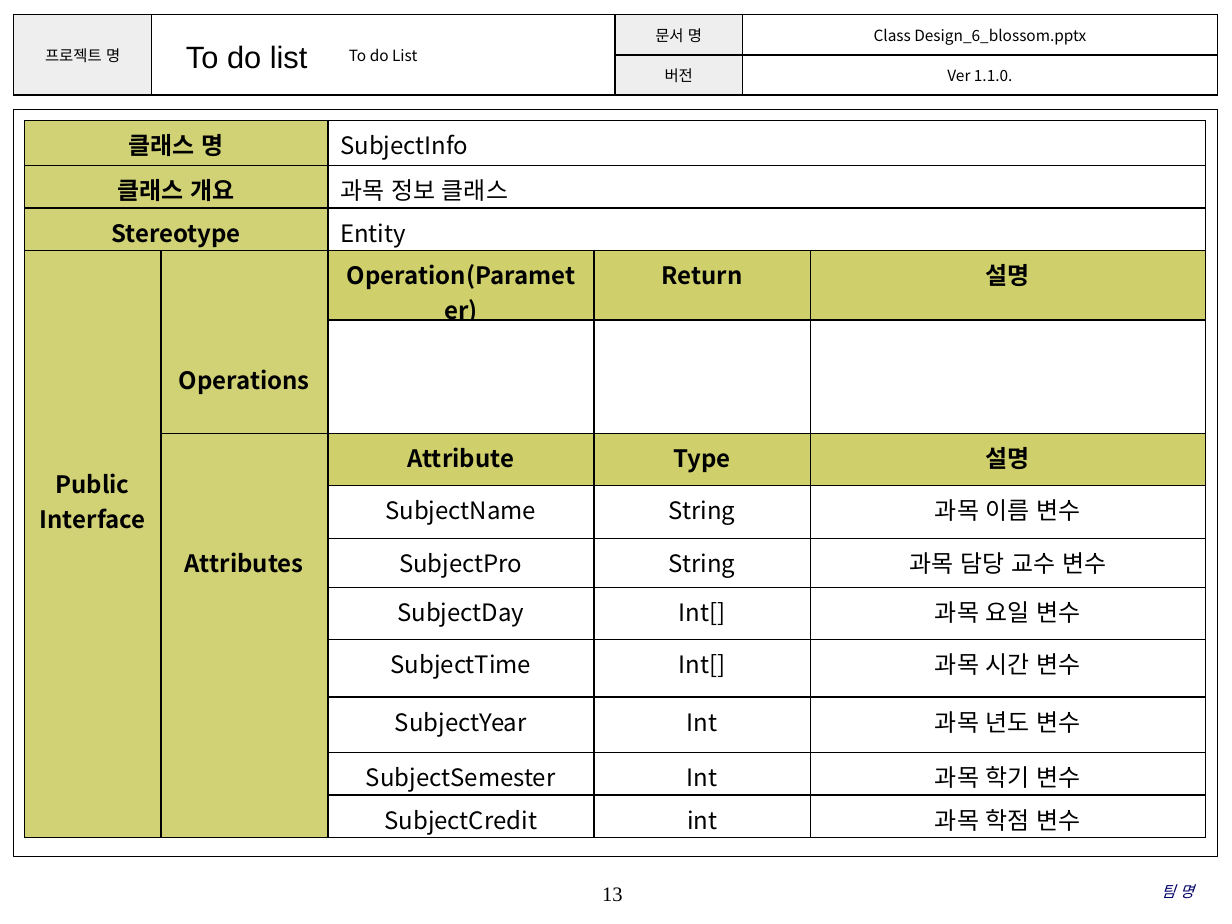
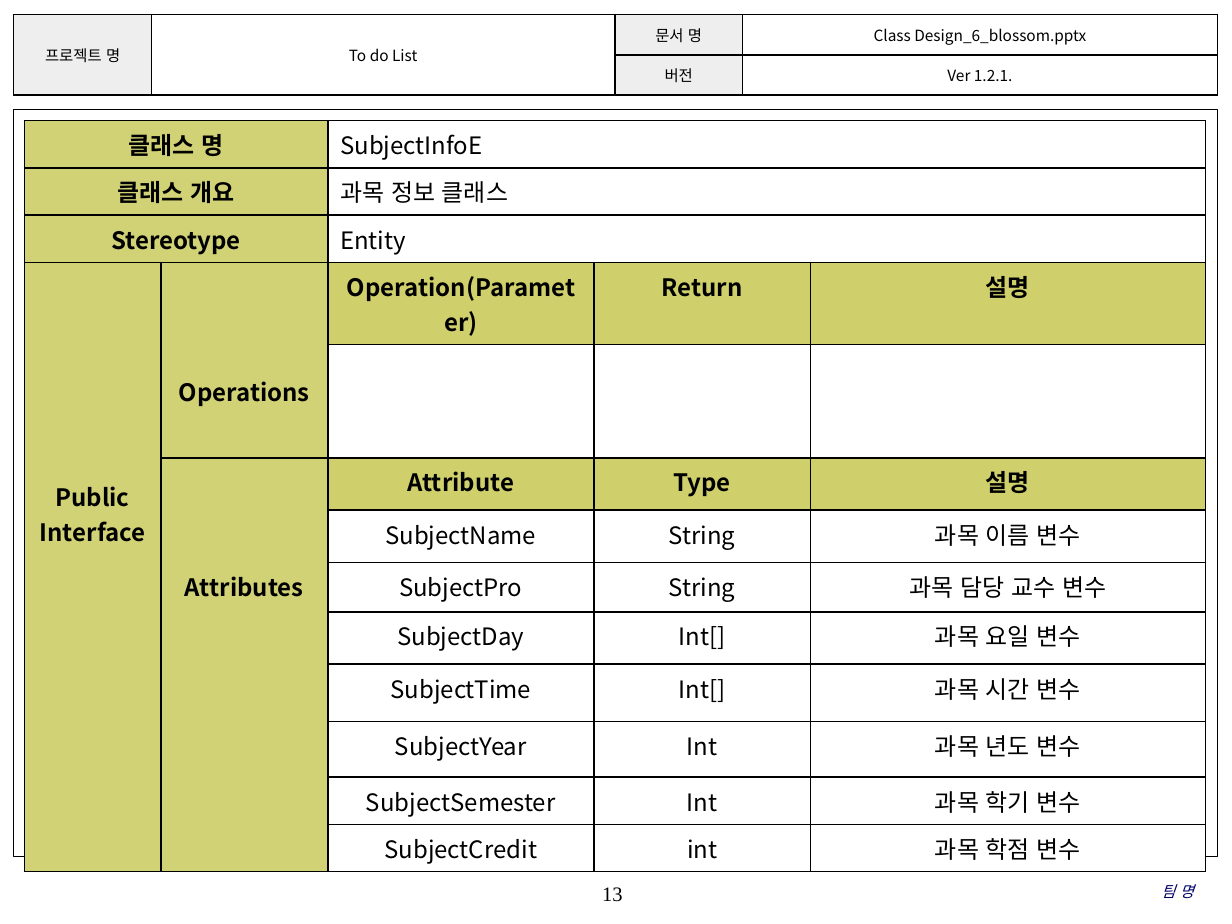
Before and after one commit to SE-admin/SE2017_6_blossom, a slide deck: slide 13 of doc/3_ 설계서/Class Design_6_blossom.pptx. Drawn at 1232x924 pixels with LibreOffice and Linux fonts; fonts in the diff are those of the drawing; background and template pictures are left out. Boxes give left, top, right and bottom in pixels: in the first picture for what was removed or moved away, otherwise in the second. Text is boxed around its words. In the diff, an @@ line names an element or a change of style, - is before the commit and + after.

```diff
--- a/doc/3_ 설계서/Class Design_6_blossom.pptx
+++ b/doc/3_ 설계서/Class Design_6_blossom.pptx
@@ table at [14, 15, 1217, 160] @@
-row 2, column 4: Ver 1.1.0.
+row 2, column 4: Ver 1.2.1.
@@ text removed at [186, 45, 308, 69] @@
-To do list
@@ table at [25, 121, 1207, 868] @@
-row 1, column 3: SubjectInfo
+row 1, column 3: SubjectInfoE
```
Also in this commit, not shown: 22 other slides changed.
